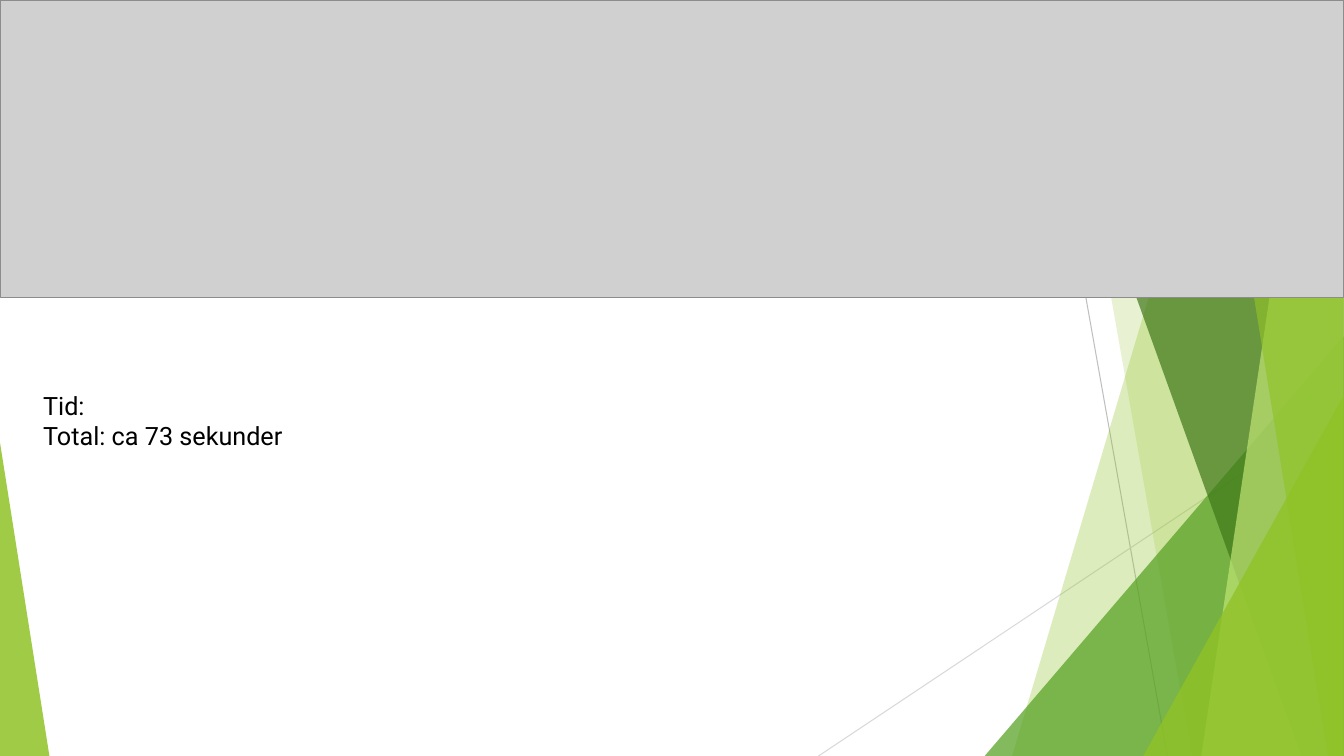
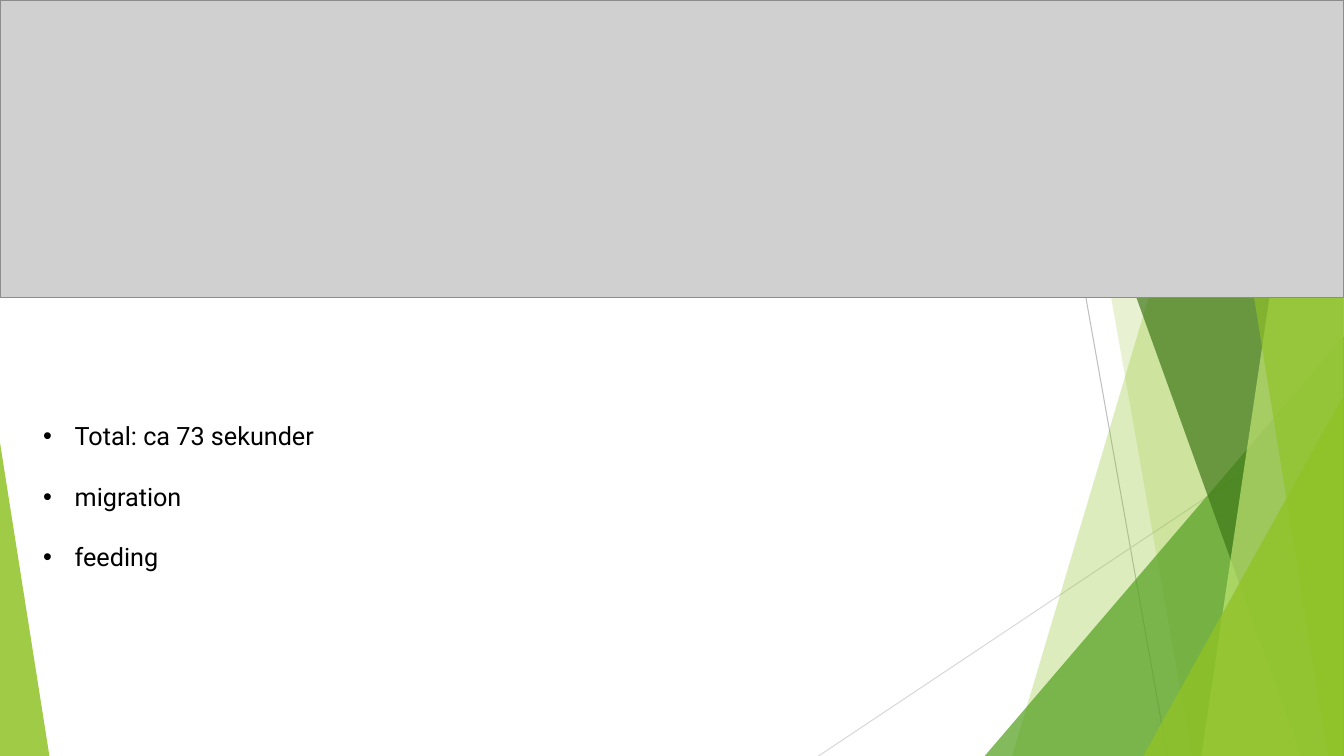
Before and after one commit to larly77/biosim-project, a slide deck: slide 3 of presentation/presbiosim.pptx (slide 2 before the commit). Drawn at 1344x756 pixels with LibreOffice and Linux fonts; fonts in the diff are those of the drawing; grey boxes stand for pictures. Boxes give left, top, right and bottom in pixels: in the first picture for what was removed or moved away, otherwise in the second. Text is boxed around its words. In the diff, an @@ line names an element or a change of style, - is before the commit and + after.

```diff
--- a/presentation/presbiosim.pptx
+++ b/presentation/presbiosim.pptx
@@ text at bbox=[43, 396, 84, 416]: paragraph removed @@
-Tid:
@@ text at bbox=[75, 426, 314, 446]: bullet none to • @@
@@ text at bbox=[75, 488, 182, 572]: paragraphs added @@
+• migration
+• feeding
```
Also in this commit, not shown: 3 other slides changed, 5 slides added, 1 slide removed.
